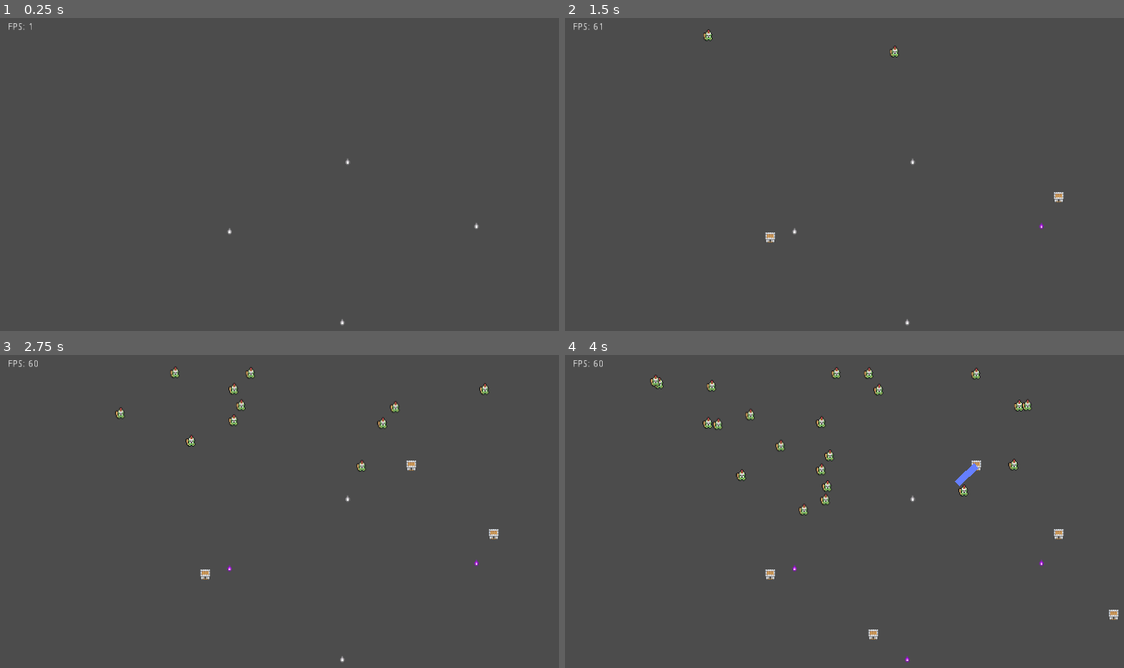
Above: before the commit, frames 1-4 (two rows, left to right).
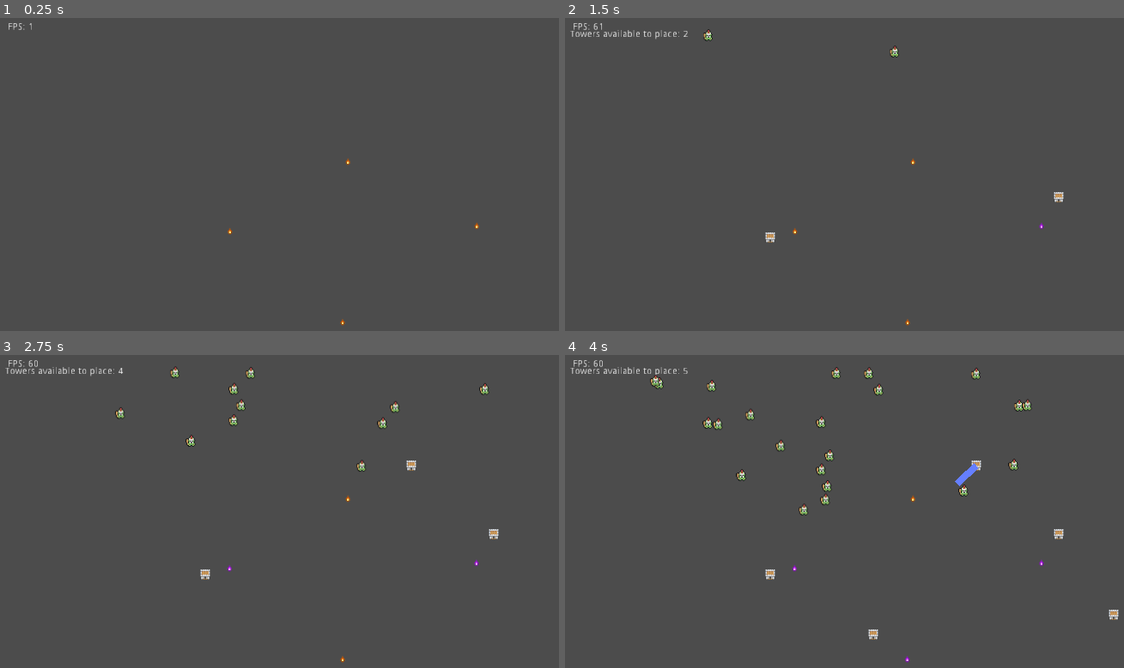
Above: after the commit, the same moments.

Repository: beekley/horde
Game: Godot game, scene res://scenes/Main.tscn
Two runs of this game, one before a commit and one after it. Both use one fixed random seed, a clock stepped at 60 frames per second and the inputs below.
Inputs (mouse positions are in pixels of both pictures, inside the frame that each line leads up to):
- Up to frame 1 (0.25 s): no input
- Up to frame 2 (1.5 s): tap Enter at 0.5 s; move the mouse to (1056, 196) at 0.52 s; click (1056, 196) at 0.67 s; move the mouse to (771, 237) at 1.27 s; click (771, 237) at 1.42 s
- Up to frame 3 (2.75 s): move the mouse to (413, 467) at 2.02 s; click (413, 467) at 2.17 s
- Up to frame 4 (4 s): move the mouse to (872, 633) at 2.77 s; click (872, 633) at 2.92 s; move the mouse to (1112, 614) at 3.52 s; click (1112, 614) at 3.67 s

The runs differ from the first frame. In frame 1, less than 0.1% of the frame differs, in the area x 40-86%, y 44-99%; in frame 2, 0.2%, in the area x 0-63%, y 3-99%; in frame 3, 0.2%; in frame 4, 0.2%.

Commit message:
Label towers available

Diff:
--- a/scenes/Main.gd
+++ b/scenes/Main.gd
@@ -3,7 +3,7 @@
 export(PackedScene) var mob_scene
 export(PackedScene) var tower_scene
 
-var towers_available: int = 1
+var towers_available: int = 1 setget towers_available_setter
 var sites_claimed: int = 0
 
 const TOWERS_PER_SITE: int = 3
@@ -26,7 +26,7 @@
 		tower.connect("added_site", self, "add_site")
 		tower.position = event.position
 		add_child(tower)
-		towers_available -= 1
+		self.towers_available -= 1
 
 func _on_MobTimer_timeout():
 	# Spawn mobs proportional to number of sites.
@@ -50,4 +50,9 @@
 
 func add_site() -> void:
 	sites_claimed += 1
-	towers_available += TOWERS_PER_SITE
+	# Use self so this triggers the setget function.
+	self.towers_available += TOWERS_PER_SITE
+
+func towers_available_setter(value) -> void:
+	$TowersAvailableLabel.set_text("Towers available to place: " + String(value))
+	towers_available = value
--- a/scenes/Main.tscn
+++ b/scenes/Main.tscn
@@ -62,4 +62,10 @@
 [node name="Site4" parent="." instance=ExtResource( 5 )]
 position = Vector2( 520, 216 )
 
+[node name="TowersAvailableLabel" type="Label" parent="."]
+margin_left = 9.0
+margin_top = 19.0
+margin_right = 49.0
+margin_bottom = 33.0
+
 [connection signal="timeout" from="MobTimer" to="." method="_on_MobTimer_timeout"]
--- a/scenes/Site.gd
+++ b/scenes/Site.gd
@@ -8,6 +8,9 @@
 
 var state = State.AVAILABLE
 
+func _ready():
+	set_state(state)
+
 func set_state(new_state: int) -> void:
 	state = new_state
 	if state == State.UNAVAILABLE:
--- a/scenes/Tower.gd
+++ b/scenes/Tower.gd
@@ -21,8 +21,9 @@
 		var tower_bodies = get_overlapping_bodies()
 		for body in tower_bodies:
 			var site: Site = body
-			site.set_state(Site.State.CLAIMED)
-			emit_signal("added_site")
+			if site.state == Site.State.AVAILABLE:
+				site.set_state(Site.State.CLAIMED)
+				emit_signal("added_site")
 		has_checked_sites = true
 	# AttackArea is on layer 2 with Mobs.
 	var target_bodies: Array = $AttackArea.get_overlapping_bodies()
Not shown, changed: exports/index.html
Not shown, changed: exports/index.pck
